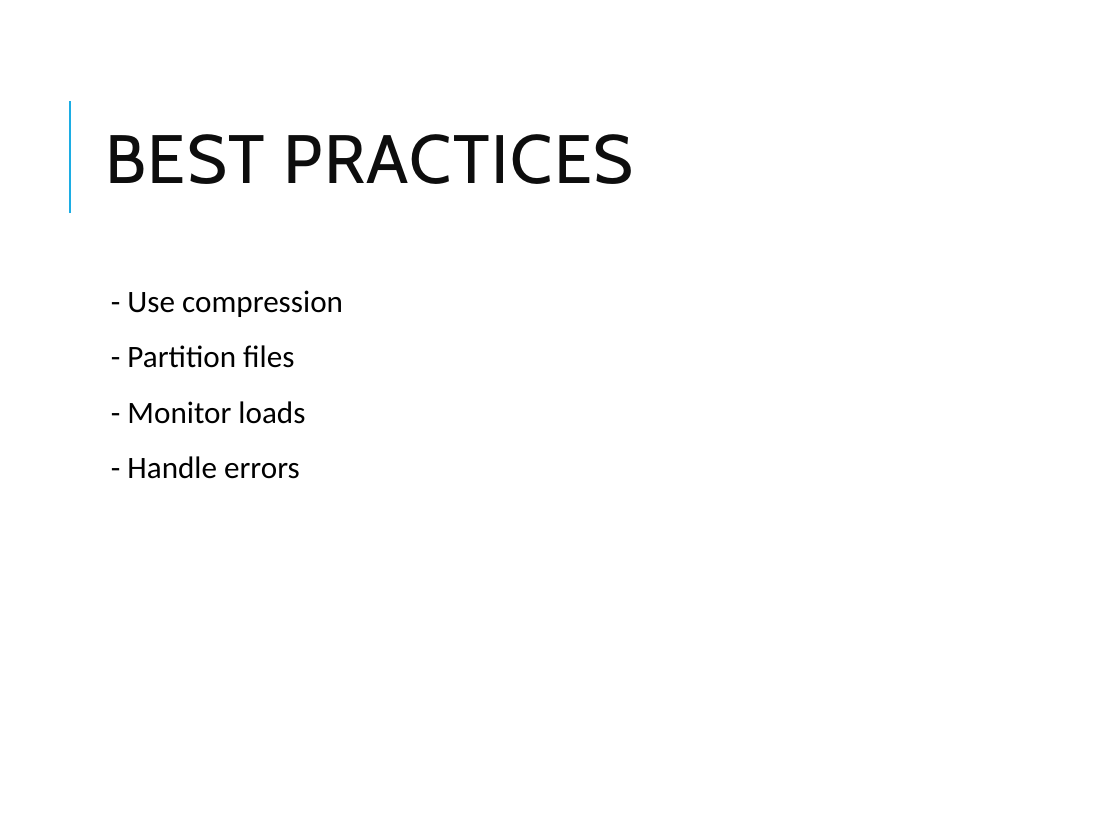
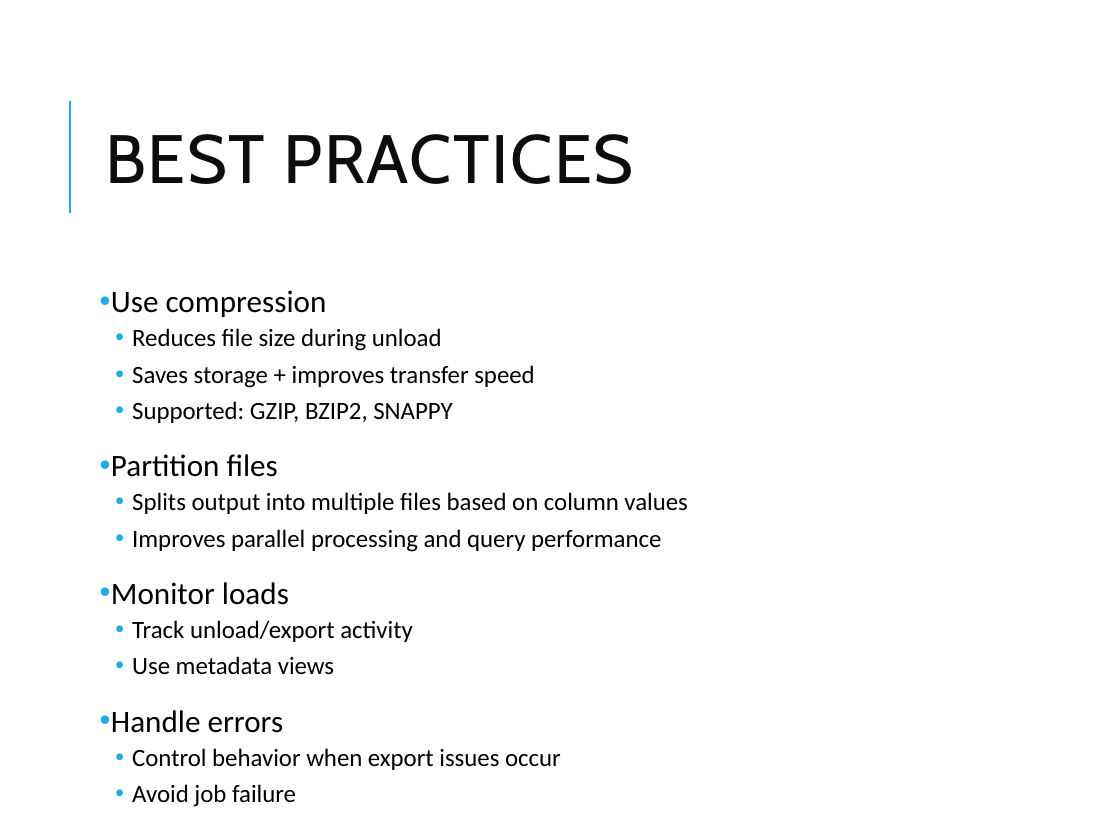
Before and after one commit to vikash-verma-profile/DE-Sig-March-2026, a slide deck: slide 16 of Week-2/Day-5/Snowflake_Modules_4_6.pptx (slide 15 before the commit). Drawn at 1120x840 pixels with LibreOffice and Linux fonts; fonts in the diff are those of the drawing. Boxes give left, top, right and bottom in pixels: in the first picture for what was removed or moved away, otherwise in the second. Text is boxed around its words. In the diff, an @@ line names an element or a change of style, - is before the commit and + after.

```diff
--- a/Week-2/Day-5/Snowflake_Modules_4_6.pptx
+++ b/Week-2/Day-5/Snowflake_Modules_4_6.pptx
@@ text at [111,290,688,807]: text changed; size 20 to 16 pt @@
-  - Use compression
-  - Partition files
-  - Monitor loads
-  - Handle errors
+• Use compression
+  • Reduces file size during unload
+  • Saves storage + improves transfer speed
+  • Supported: GZIP, BZIP2, SNAPPY
+• Partition files
+  • Splits output into multiple files based on column values
+  • Improves parallel processing and query performance
+• Monitor loads
+  • Track unload/export activity
+  • Use metadata views
+• Handle errors
+  • Control behavior when export issues occur
+  • Avoid job failure
```
Also in this commit, not shown: 19 other slides changed, 5 slides added, 23 other files.
